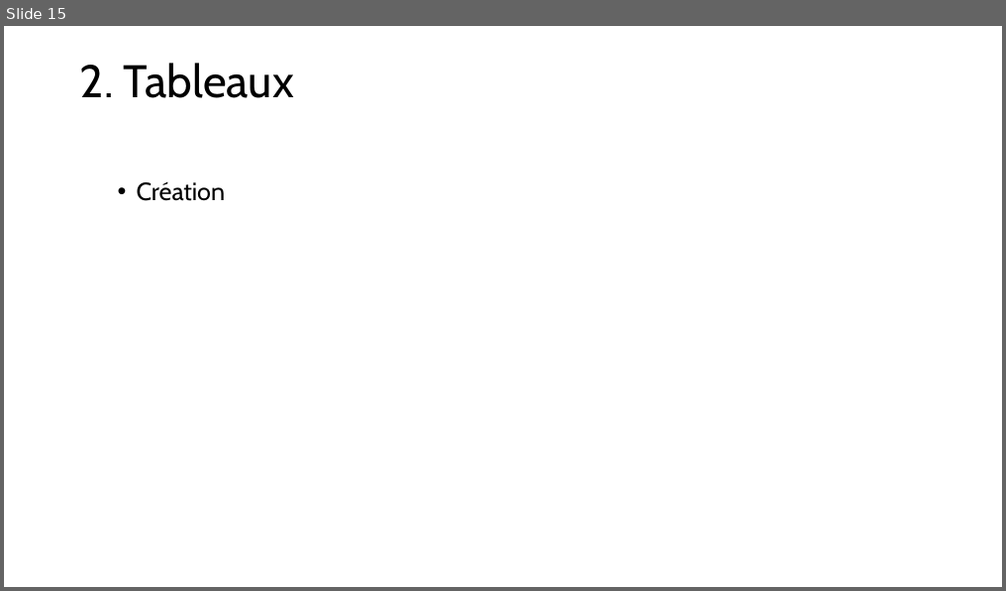
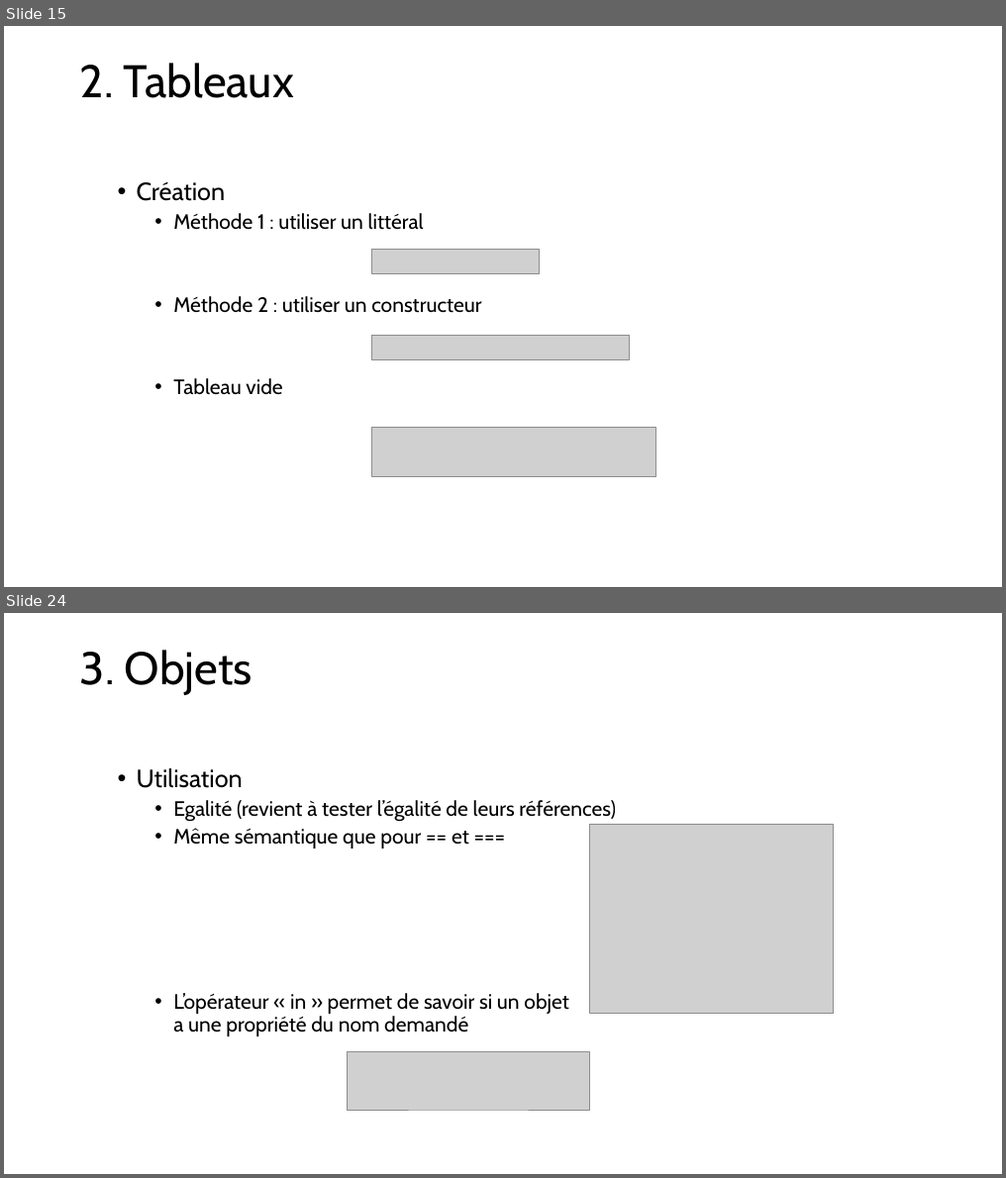
Before and after one commit to LJKhnor/chapitre-6, a slide deck: Chapitre 6.pptx. Shown one above the other, each under a label of ours: slide 15 before the commit, slides 15 and 24 after it; the slides between them are not shown. The pictures are 1006x591 and 1006x1178 pixels, drawn with LibreOffice and Linux fonts; fonts in the diff are those of the drawing; grey boxes stand for pictures. Boxes give left, top, right and bottom in pixels: in the first picture for what was removed or moved away, otherwise in the second. Text is boxed around its words. In the diff, an @@ line names an element or a change of style, - is before the commit and + after.

```diff
--- a/Chapitre 6.pptx
+++ b/Chapitre 6.pptx
@@ slide 24 added at [4,613,1002,1174], background #FFFFFF @@
@@ title added at [80,650,252,695], 44 pt, text #000000 @@
+3. Objets
@@ text added at [137,768,616,1037], 20 pt, text #000000 @@
+  • Utilisation
+    • Egalité (revient à tester l’égalité de leurs références)
+    • Même sémantique que pour == et ===
+    • L’opérateur « in » permet de savoir si un objet
+      a une propriété du nom demandé
@@ picture added at [589,824,833,1014] @@
@@ picture added at [347,1053,589,1110] @@
@@ slide 15 changed as well @@
@@ text at [173,213,481,395]: paragraphs added @@
+    • Méthode 1 : utiliser un littéral
+    • Méthode 2 : utiliser un constructeur
+    • Tableau vide
@@ picture added at [372,249,540,274] @@
@@ picture added at [372,336,630,360] @@
@@ picture added at [372,428,656,477] @@
```
Also in this commit, not shown: 20 other slides changed, 7 other slides added, 1 slide removed.
